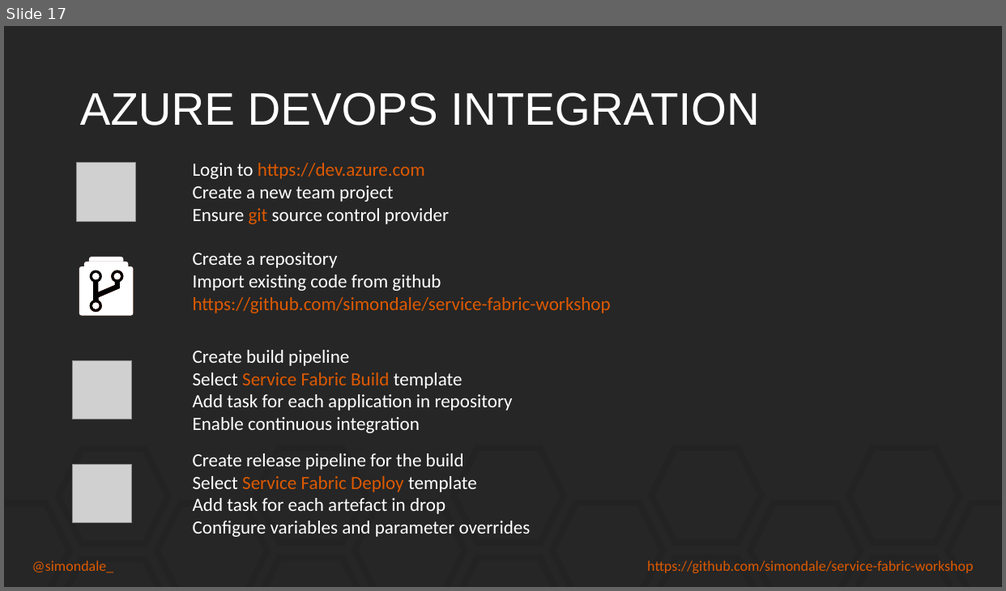
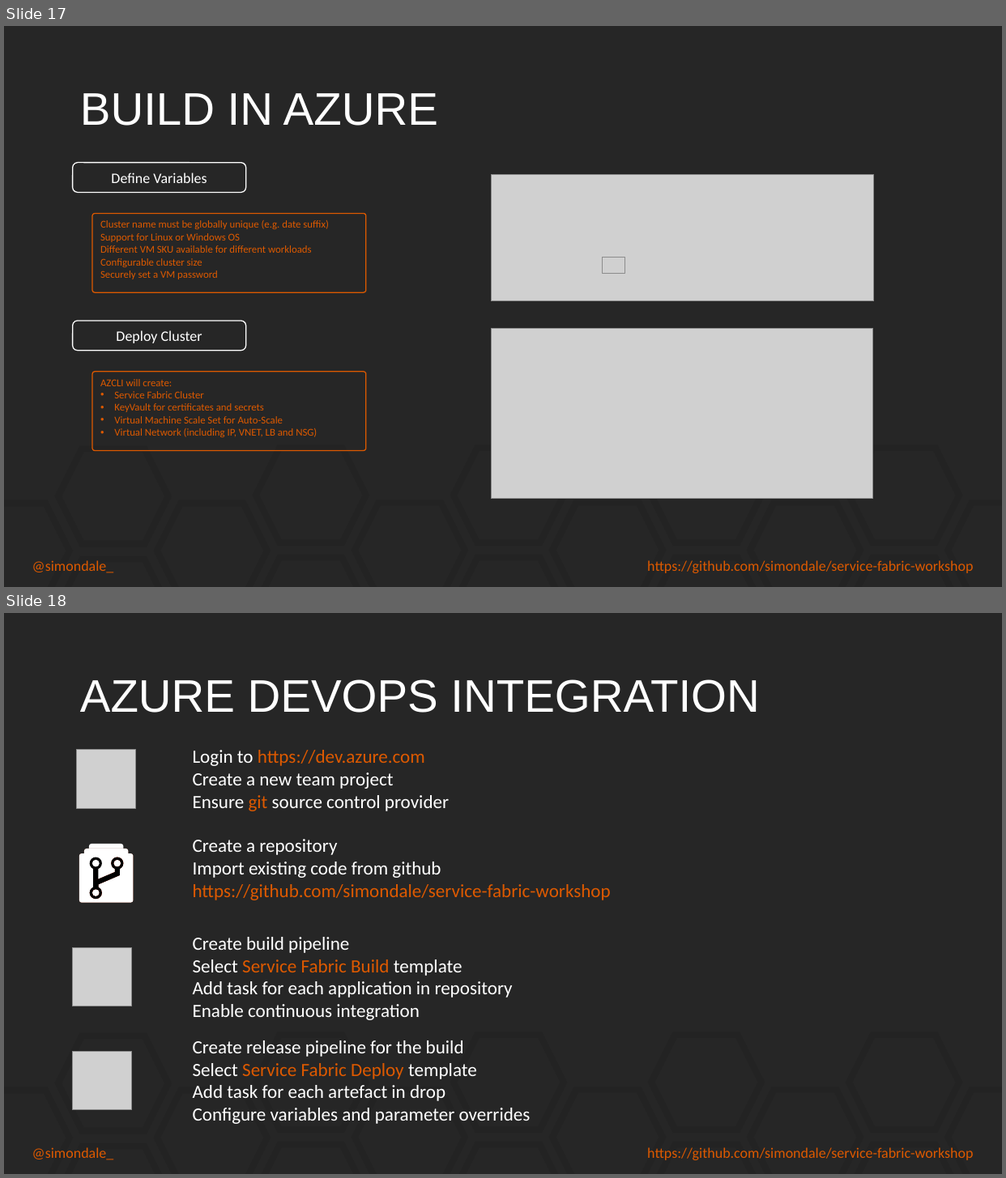
Before and after one commit to simondale/service-fabric-workshop, a slide deck: presentation/Service Fabric.pptx. Shown one above the other, each under a label of ours: slide 17 before the commit, slides 17 and 18 after it. The pictures are 1006x591 and 1006x1178 pixels, drawn with LibreOffice and Linux fonts; fonts in the diff are those of the drawing; grey boxes stand for pictures. Boxes give left, top, right and bottom in pixels: in the first picture for what was removed or moved away, otherwise in the second. Text is boxed around its words. In the diff, an @@ line names an element or a change of style, - is before the commit and + after.

Commit message:
Added Azure deployment script and updated presentation

```diff
--- a/presentation/Service Fabric.pptx
+++ b/presentation/Service Fabric.pptx
@@ slide 17 added at [4,26,1002,587], background #262626 @@
@@ title added at [80,93,438,126], 44 pt, text #FFFFFF @@
+BUILD IN AZURE
@@ rounded rectangle added at [73,163,246,193], outline #FFFFFF 1 pt, 14 pt, text #FFFFFF @@
+Define Variables
@@ picture added at [492,175,874,301] @@
@@ rounded rectangle added at [92,214,366,293], outline #DD5900 1 pt, 10 pt, text #DD5900 @@
+Cluster name must be globally unique (e.g. date suffix)
+Support for Linux or Windows OS
+Different VM SKU available for different workloads
+Configurable cluster size
+Securely set a VM password
@@ picture added at [603,258,625,273] @@
@@ rounded rectangle added at [73,321,246,351], outline #FFFFFF 1 pt, 14 pt, text #FFFFFF @@
+Deploy Cluster
@@ picture added at [492,328,873,498] @@
@@ rounded rectangle added at [92,372,366,451], outline #DD5900 1 pt, 10 pt, text #DD5900 @@
+AZCLI will create:
+• Service Fabric Cluster
+• KeyVault for certificates and secrets
+• Virtual Machine Scale Set for Auto-Scale
+• Virtual Network (including IP, VNET, LB and NSG)
@@ hexagon added at [58,449,168,544], outline #232323 6 pt @@
@@ hexagon added at [256,448,365,544], outline #232323 6 pt @@
@@ hexagon added at [454,448,564,544], outline #232323 6 pt @@
@@ hexagon added at [651,448,761,544], outline #232323 6 pt @@
@@ hexagon added at [849,448,959,544], outline #232323 6 pt @@
@@ hexagon added at [4,504,69,587], outline #232323 6 pt @@
@@ hexagon added at [157,504,266,587], outline #232323 6 pt @@
@@ hexagon added at [355,503,465,587], outline #232323 6 pt @@
@@ hexagon added at [552,503,663,587], outline #232323 6 pt @@
@@ hexagon added at [750,503,860,587], outline #232323 6 pt @@
@@ hexagon added at [948,503,1002,587], outline #232323 6 pt @@
@@ hexagon added at [58,560,168,587], outline #232323 6 pt @@
@@ hexagon added at [256,558,365,587], outline #232323 6 pt @@
@@ hexagon added at [454,558,564,587], outline #232323 6 pt @@
@@ hexagon added at [651,558,761,587], outline #232323 6 pt @@
@@ hexagon added at [849,558,959,587], outline #232323 6 pt @@
@@ text added at [32,561,973,574], 14 pt, text #DD5900 @@
+@simondale_
+https://github.com/simondale/service-fabric-workshop
@@ what was slide 17 is now slide 18 @@
```
Also in this commit, not shown: 3 slides changed, 2 other slides added, 1 slide removed, 1 other file.
